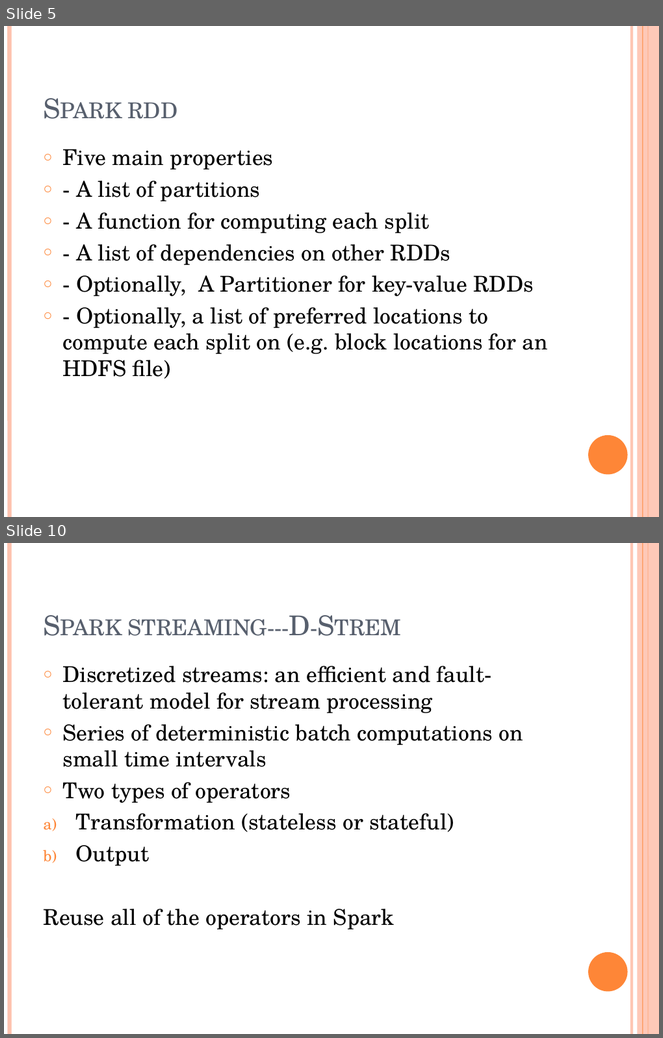
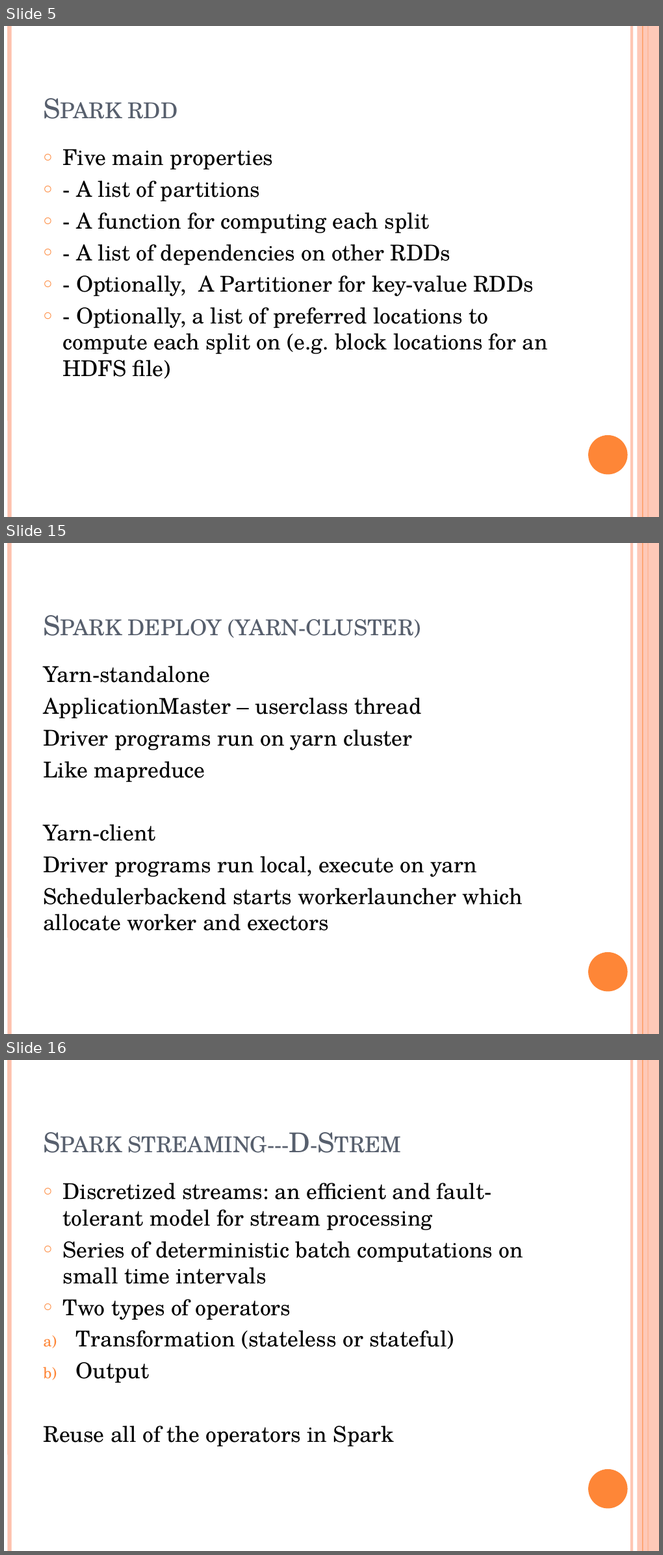
Before and after one commit to snowman1985/mypractice, a slide deck: Spark_学习分享.pptx. Shown one above the other, each under a label of ours: slides 5 and 10 before the commit, slides 5, 15 and 16 after it; the slides between them are not shown. The pictures are 663x1038 and 663x1555 pixels, drawn with LibreOffice and Linux fonts; fonts in the diff are those of the drawing. Boxes give left, top, right and bottom in pixels: in the first picture for what was removed or moved away, otherwise in the second. Text is boxed around its words. In the diff, an @@ line names an element or a change of style, - is before the commit and + after.

Commit message:
spark learning ppt

```diff
--- a/Spark_学习分享.pptx
+++ b/Spark_学习分享.pptx
@@ slide 15 added at bbox=[4, 543, 659, 1034], background #FFFFFF; not listed: 6 template elements that a slide beside it also shows @@
@@ title added at bbox=[128, 619, 421, 638], 30 pt, text #575F6D, small capitals @@
+Spark deploy (yarn-cluster)
@@ text added at bbox=[43, 666, 522, 931], 24 pt, text #000000 @@
+Yarn-standalone
+ApplicationMaster – userclass thread
+Driver programs run on yarn cluster
+Like mapreduce
+Yarn-client
+Driver programs run local, execute on yarn
+Schedulerbackend starts workerlauncher which allocate worker and exectors
@@ what was slide 10 is now slide 16 @@
```
Also in this commit, not shown: 6 slides changed, 6 other slides added.
